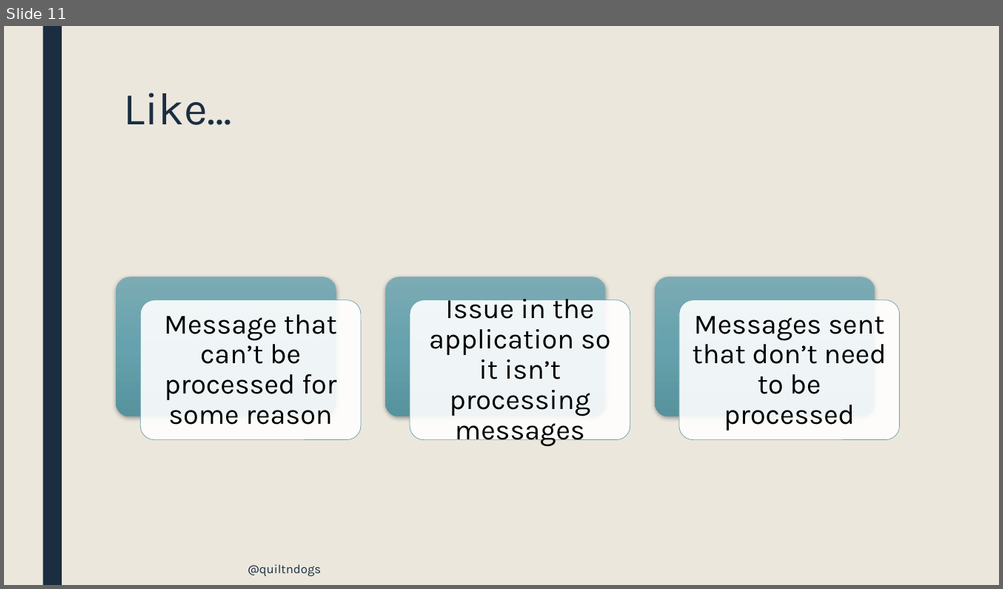
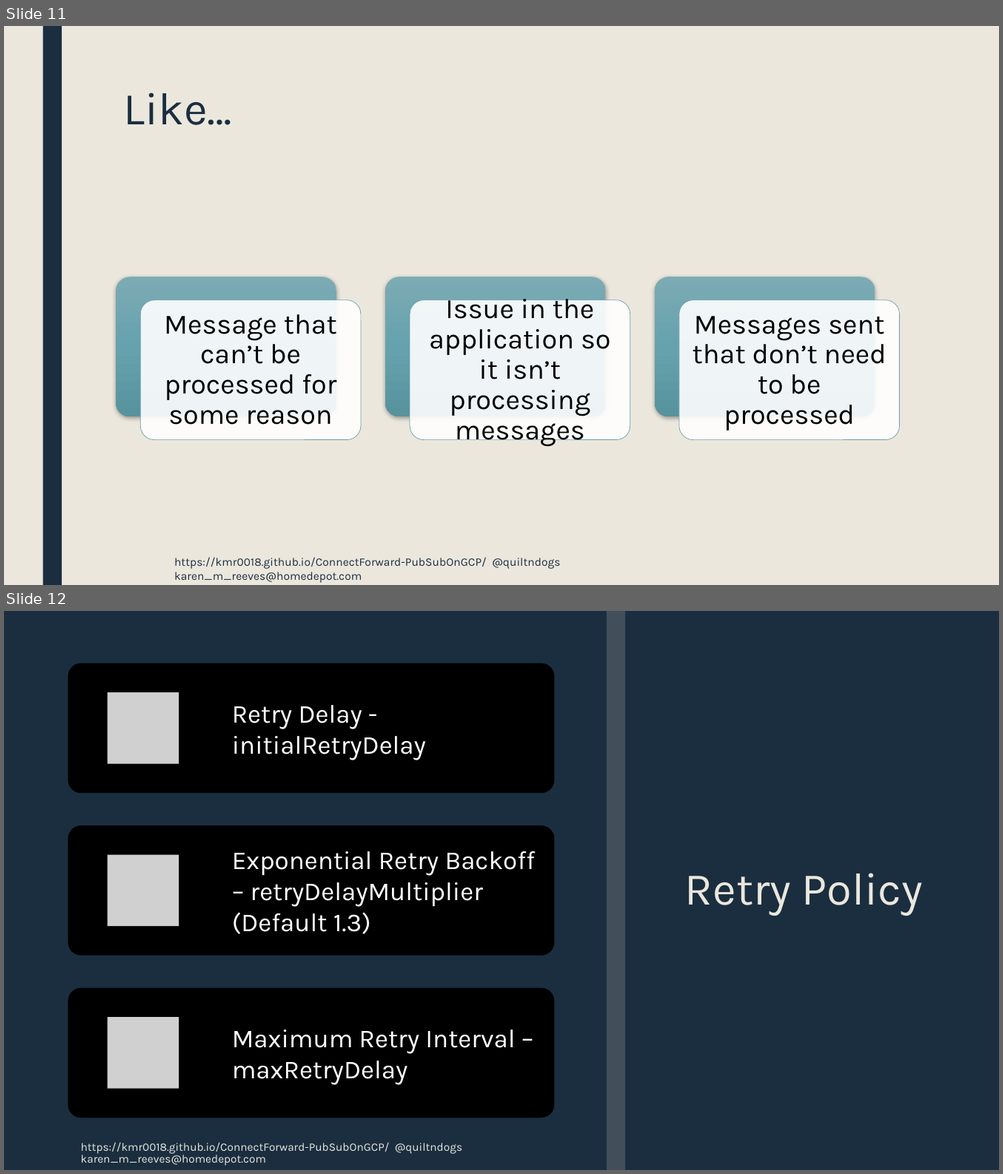
Before and after one commit to kmr0018/ConnectForward-PubSubOnGCP, a slide deck: PubSubGcpPresentation.pptx. Shown one above the other, each under a label of ours: slide 11 before the commit, slides 11 and 12 after it. The pictures are 1003x589 and 1003x1174 pixels, drawn with LibreOffice and Linux fonts; fonts in the diff are those of the drawing; grey boxes stand for pictures. Boxes give left, top, right and bottom in pixels: in the first picture for what was removed or moved away, otherwise in the second. Text is boxed around its words. In the diff, an @@ line names an element or a change of style, - is before the commit and + after.

```diff
--- a/PubSubGcpPresentation.pptx
+++ b/PubSubGcpPresentation.pptx
@@ slide 12 added at bbox=[4, 611, 999, 1170], background #1A2E40 @@
@@ rectangle added at bbox=[4, 611, 999, 1170], fill #1A2E40 @@
@@ rectangle added at bbox=[42, 611, 62, 1170], fill #EBE7DD @@
@@ rectangle added at bbox=[606, 611, 625, 1170], fill #808080 at 40% opacity @@
@@ title added at bbox=[685, 873, 923, 916], 44 pt, text #EBE7DD @@
+Retry Policy
@@ group added at bbox=[68, 664, 555, 1119]: 3 rounded rectangles, 3 pictures, 3 texts @@
+Retry Delay - initialRetryDelay
+Exponential Retry Backoff – retryDelayMultiplier (Default 1.3)
+Maximum Retry Interval – maxRetryDelay
@@ text added at bbox=[81, 1142, 462, 1166], 11 pt, text #EBE7DD @@
+https://kmr0018.github.io/ConnectForward-PubSubOnGCP/ @quiltndogs karen_m_reeves@homedepot.com
@@ slide 11 changed as well @@
@@ text at bbox=[174, 557, 560, 583]: text changed; size 12 to 11.1 pt @@
-@quiltndogs
+https://kmr0018.github.io/ConnectForward-PubSubOnGCP/ @quiltndogs karen_m_reeves@homedepot.com
```
Also in this commit, not shown: 14 other slides changed, 1 other slide added, 1 slide removed, 1 other file.
